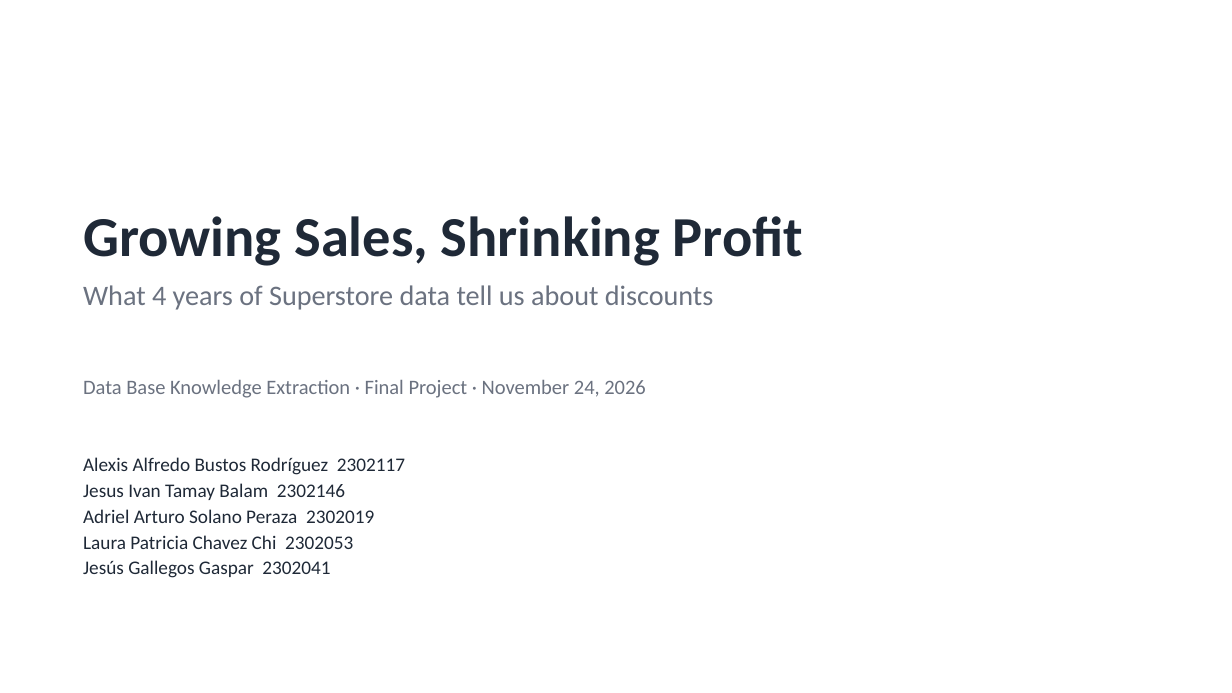
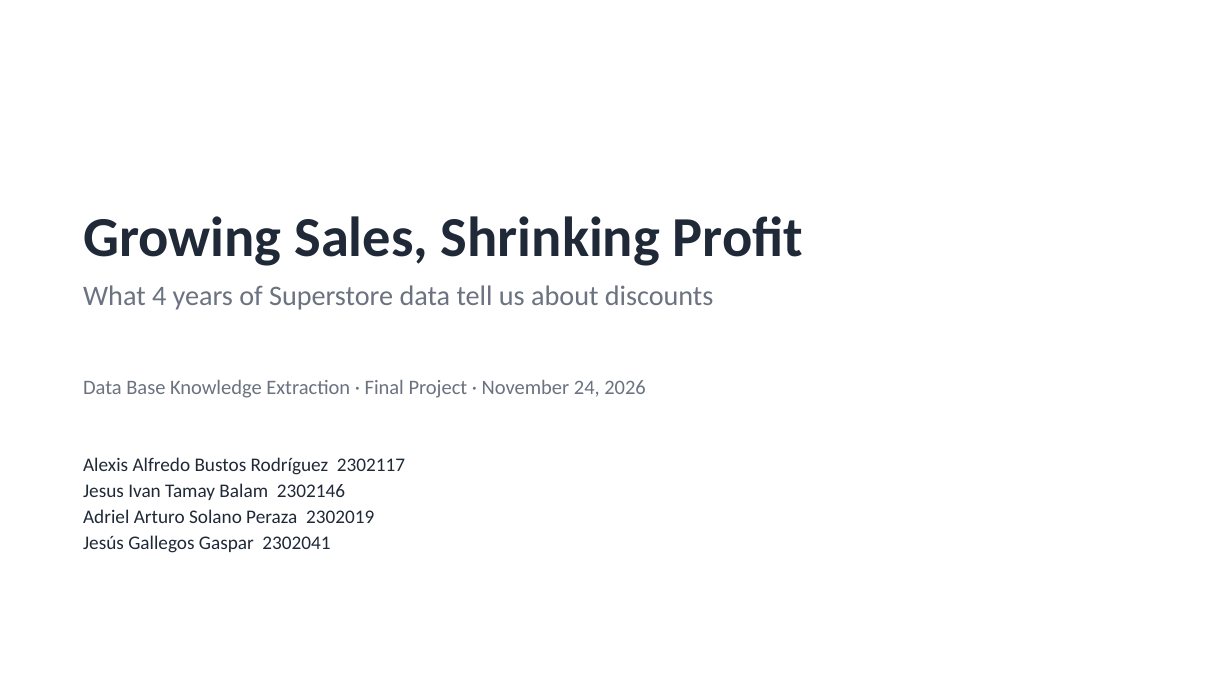
Before and after one commit to Alexis858r/Superstore-Final-Project, a slide deck: slide 1 of presentation/Superstore_Data_Story.pptx. Drawn at 1232x693 pixels with LibreOffice and Linux fonts; fonts in the diff are those of the drawing. Boxes give left, top, right and bottom in pixels: in the first picture for what was removed or moved away, otherwise in the second. Text is boxed around its words. In the diff, an @@ line names an element or a change of style, - is before the commit and + after.

```diff
--- a/presentation/Superstore_Data_Story.pptx
+++ b/presentation/Superstore_Data_Story.pptx
@@ text at (83, 535, 353, 549): paragraph removed @@
-Laura Patricia Chavez Chi 2302053
```
Also in this commit, not shown: 1 other slide changed, 2 other files.
